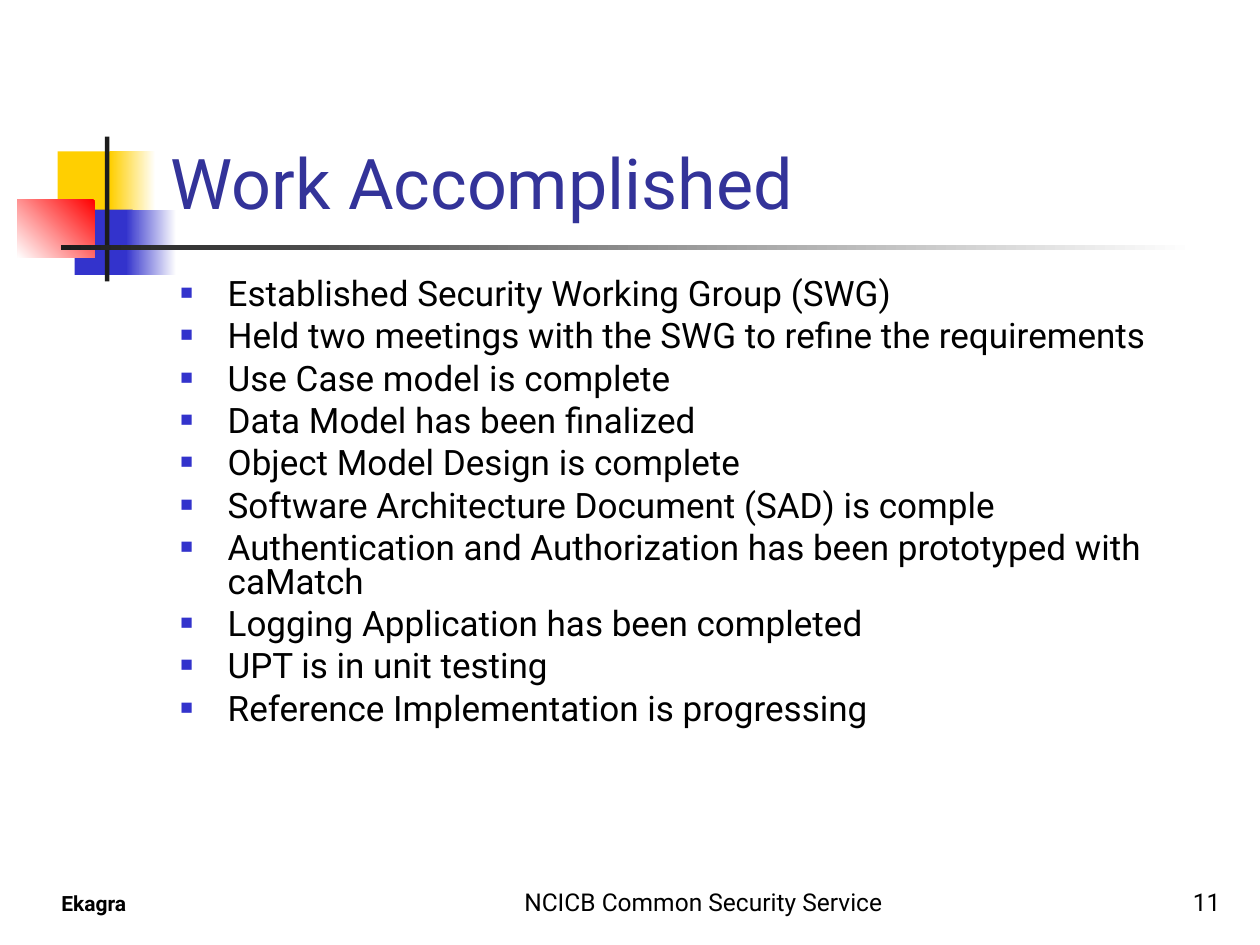
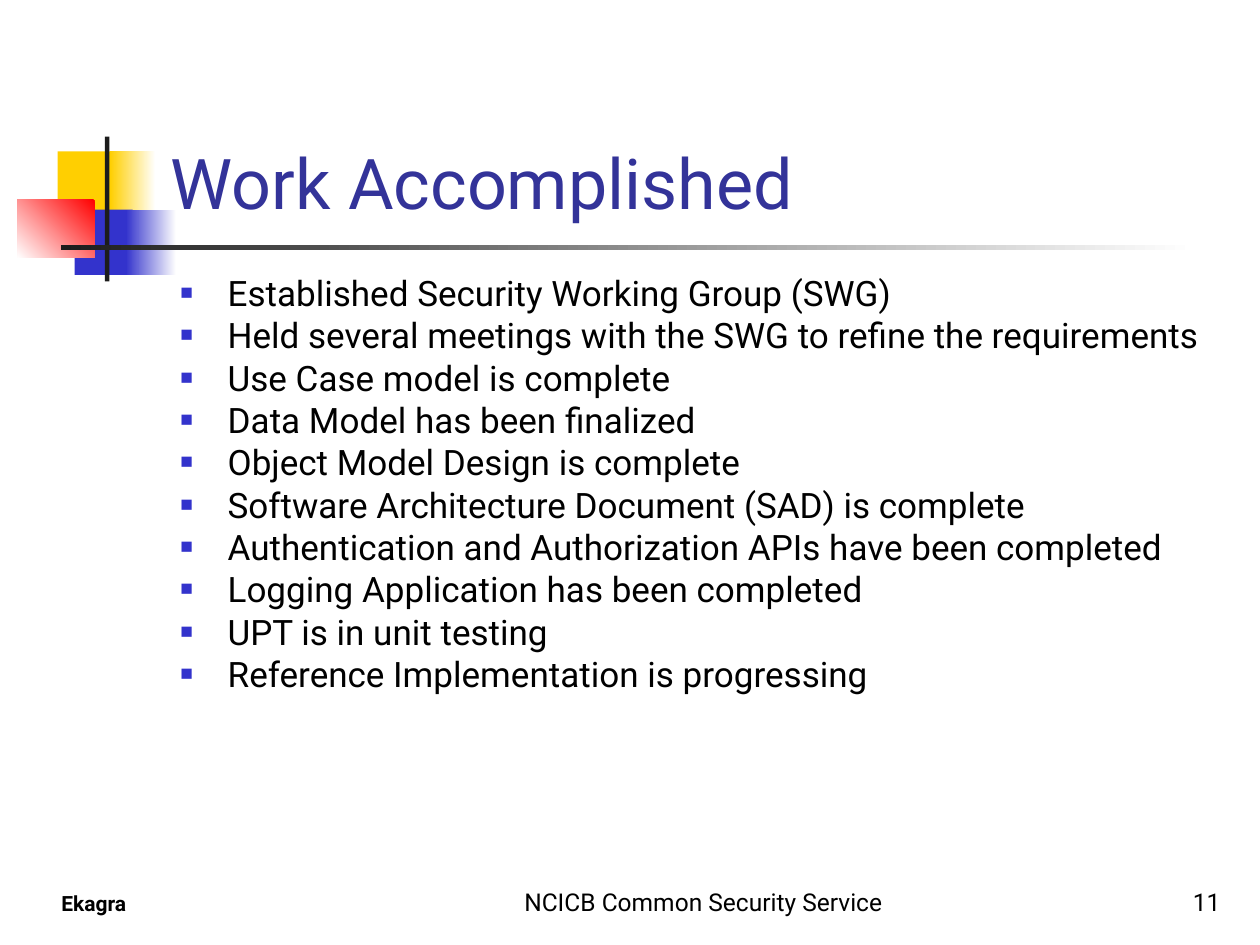
Before and after one commit to CBIIT/common-security-module-docs, a slide deck: slide 11 of caTISSUE_presentation.ppt. Drawn at 1260x945 pixels with LibreOffice and Linux fonts; fonts in the diff are those of the drawing; background and template pictures are left out. Boxes give left, top, right and bottom in pixels: in the first picture for what was removed or moved away, otherwise in the second. Text is boxed around its words. In the diff, an @@ line names an element or a change of style, - is before the commit and + after.

```diff
--- a/caTISSUE_presentation.ppt
+++ b/caTISSUE_presentation.ppt
@@ text at <box>228,321,1198,356</box>: text changed @@
-■ Held two meetings with the SWG to refine the requirements
+■ Held several meetings with the SWG to refine the requirements
@@ text at <box>228,490,1162,567</box>: text changed @@
-■ Software Architecture Document (SAD) is comple
-■ Authentication and Authorization has been prototyped with caMatch
+■ Software Architecture Document (SAD) is complete
+■ Authentication and Authorization APIs have been completed
```
Also in this commit, not shown: 2 other slides changed.
